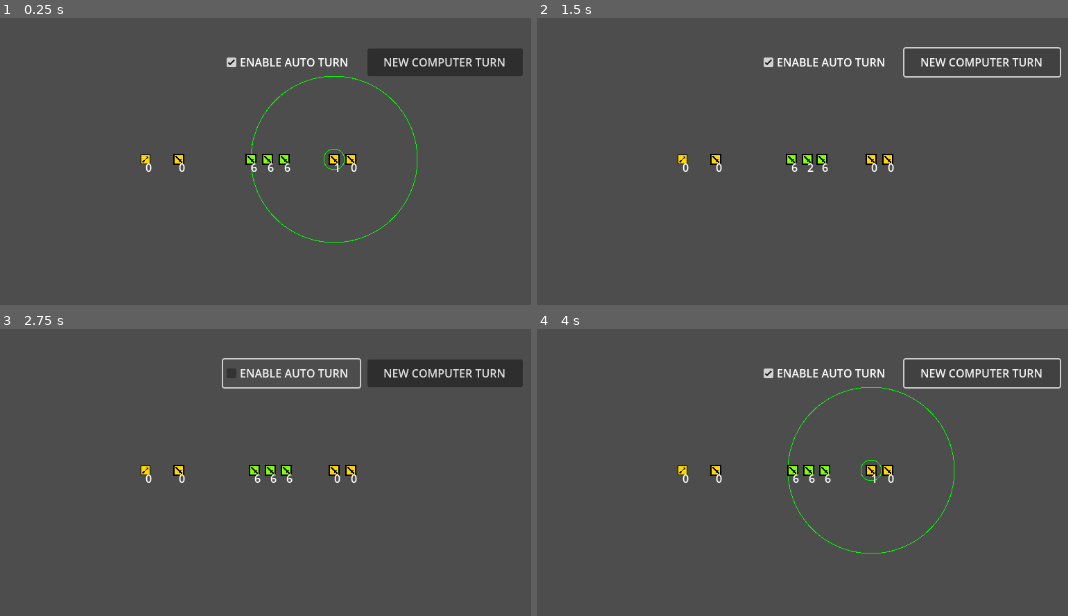
Above: before the commit, frames 1-4 (two rows, left to right).
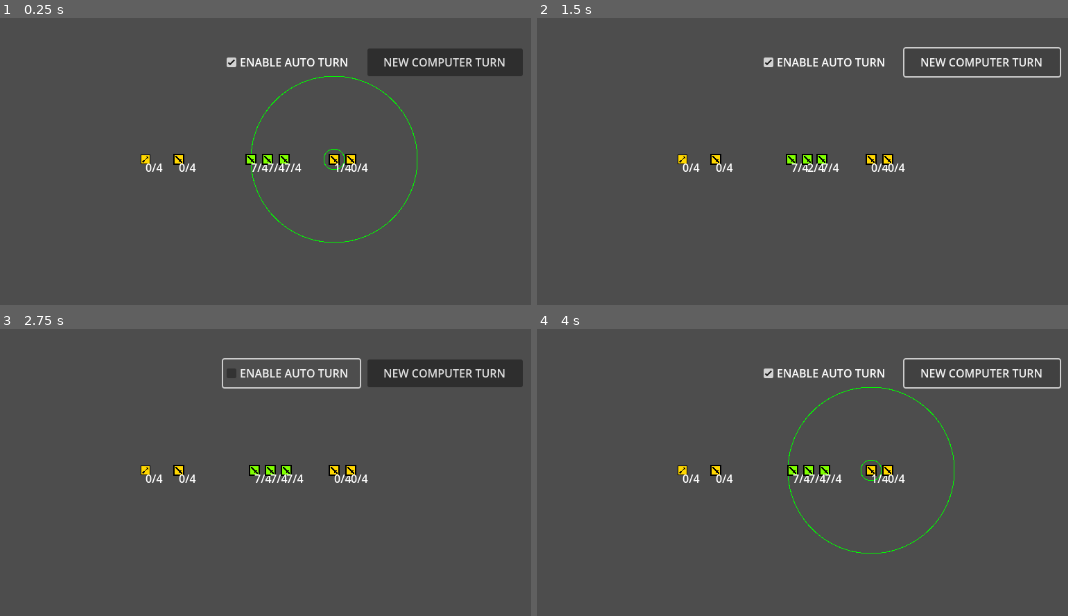
Above: after the commit, the same moments.

Repository: LegionsTheGame/Godot_turnBased
Game: Godot game, scene res://MainScene/scene_main.tscn
Same seed, same stepped clock (60 frames per second), same inputs: the game is played once before the commit and once after it.
Inputs:
- Up to frame 1 (0.25 s): no input
- Up to frame 2 (1.5 s): click "NEW COMPUTER TURN" at 0.5 s; click "NEW COMPUTER TURN" at 1.25 s
- Up to frame 3 (2.75 s): click "ENABLE AUTO TURN" at 2 s
- Up to frame 4 (4 s): click "ENABLE AUTO TURN" at 2.75 s; click "NEW COMPUTER TURN" at 3.5 s

The runs differ from the first frame. In frame 1, 0.3% of the frame differs, in the area x 28-70%, y 50-54%; in frame 2, 0.3%; in frame 3, 0.3%; in frame 4, 0.3%.

Commit message:
beregning af 'health' efter 'attack/defend'

Diff:
--- a/LegionsTurnBased42_2/ArmyScene/ArmyStates.gd
+++ b/LegionsTurnBased42_2/ArmyScene/ArmyStates.gd
@@ -3,8 +3,9 @@
 extends Area2D
 class_name ArmyStates
 
-enum { READY, SELECTED , MOVEING , ATTACKING, SHOOTING, DONE_SIGNAL, DONE }
+enum { READY, SELECTED , MOVEING , ATTACKING, DEFENDING, SHOOTING, DONE_SIGNAL, DONE }
 var state = READY
+var last_state = READY
 
 func set_ready():		state = READY
 func is_ready():		return state == READY
@@ -17,5 +18,8 @@
 func set_attacking():	state = ATTACKING
 func is_attacking():		return state == ATTACKING
 
+func set_defending():	state = DEFENDING
+func is_defending():	return state == DEFENDING
+
 func set_done():		state = DONE
 func is_done():			return state == DONE
--- a/LegionsTurnBased42_2/ArmyScene/script_army.gd
+++ b/LegionsTurnBased42_2/ArmyScene/script_army.gd
@@ -9,8 +9,9 @@
 @onready var destination : Vector2	= global_position
 @onready var velocity : Vector2		= Vector2.ZERO
 
-#enum { READY, SELECTED , MOVEING , FIGHTING, DONE_SIGNAL, DONE }
-#var state = READY
+var health = 4
+var attack_strength 	= 3
+var deffend_strength 	= 2
 
 signal signalSelected(army)
 signal signalDone(army)
@@ -65,7 +66,7 @@
 		$MoveArea.visible = false
 		velocity = Vector2.ZERO
 
-	$Label.text = str(state)
+	$Label.text = str(state) + "/" + str(health)
 	pass
 
 
@@ -87,6 +88,9 @@
 				set_attacking()
 			elif area.is_moveing() or area.is_attacking():
 				$AnimationPlayer.play("explotion")
+				last_state = state
+				set_defending()
+			calculate_casualties(area)
 	if area is Army and area.team_number == team_number: # and is_moveing():
 		#global_position -= 3*velocity
 		var d = area.global_position - global_position
@@ -95,9 +99,38 @@
 
 	pass
 
+
+func calculate_casualties(enemy:Army):
+	var rng = RandomNumberGenerator.new()
+	rng.randomize()
+	if is_attacking():
+		print("ATTACK CALCULATIONS");
+		var attack  = rng.randi_range(0,attack_strength)
+		var deffend = rng.randi_range(0,enemy.deffend_strength)
+		print("Attack: " + str(attack) + " Defend: " + str(deffend))
+		if(attack > deffend ):
+			enemy.health -= 1;
+		else:
+			health -= 1
+		pass
+	if is_defending():
+		print("DEFEND CALCULATIONS");
+		var attack  = rng.randi_range(0,enemy.attack_strength)
+		var deffend = rng.randi_range(0,deffend_strength)
+		print("Attack: " + str(attack) + " Defend: " + str(deffend))
+		if(attack > deffend ):
+			health -= 1;
+		else:
+			enemy.health -= 1
+		pass
+	pass
+
 func _on_animation_player_animation_finished(anim_name):
 	if is_attacking():
 		state = DONE_SIGNAL
+	if is_defending():
+		state = last_state
+		pass
 	pass
 
 func set_destination(p:Vector2):
--- a/LegionsTurnBased42_2/ArmyScene/script_movearea.gd
+++ b/LegionsTurnBased42_2/ArmyScene/script_movearea.gd
@@ -10,5 +10,5 @@
 
 func inside(p:Vector2):
 	var L = (p-global_position).length()
-	print("in move area",L,L < radius)
+	#print("in move area",L,L < radius)
 	return L < radius
--- a/LegionsTurnBased42_2/MainScene/script_computer_team.gd
+++ b/LegionsTurnBased42_2/MainScene/script_computer_team.gd
@@ -22,7 +22,7 @@
 
 func _process(delta):
 	if armyInFocus.is_ready():
-		print("computer started moving", indexArmy)
+		#print("computer started moving", indexArmy)
 		armyInFocus.set_selected()
 		var enemy = humanTeam[indexArmy%humanTeam.size()]
 
@@ -36,12 +36,12 @@
 
 
 func _recived_army_done(army:Army):
-	print("computer done .. index",indexArmy ," ", army.name)
+	#print("computer done .. index",indexArmy ," ", army.name)
 	if indexArmy < computerTeam.size()-1:
 		indexArmy +=1
 		armyInFocus = computerTeam[indexArmy]
 	else:
-		print("computer finished", indexArmy)
+		#print("computer finished", indexArmy)
 		emit_signal("signalComputerTurnFinished")
 	pass
 
--- a/LegionsTurnBased42_2/MainScene/script_human_team.gd
+++ b/LegionsTurnBased42_2/MainScene/script_human_team.gd
@@ -38,7 +38,7 @@
 		armyInFocus = null
 		pass
 	selectNextFocusArmy()
-	print("human team done")
+	#print("human team done")
 	pass
 
 func _on_reset_human_turn_button_down():
